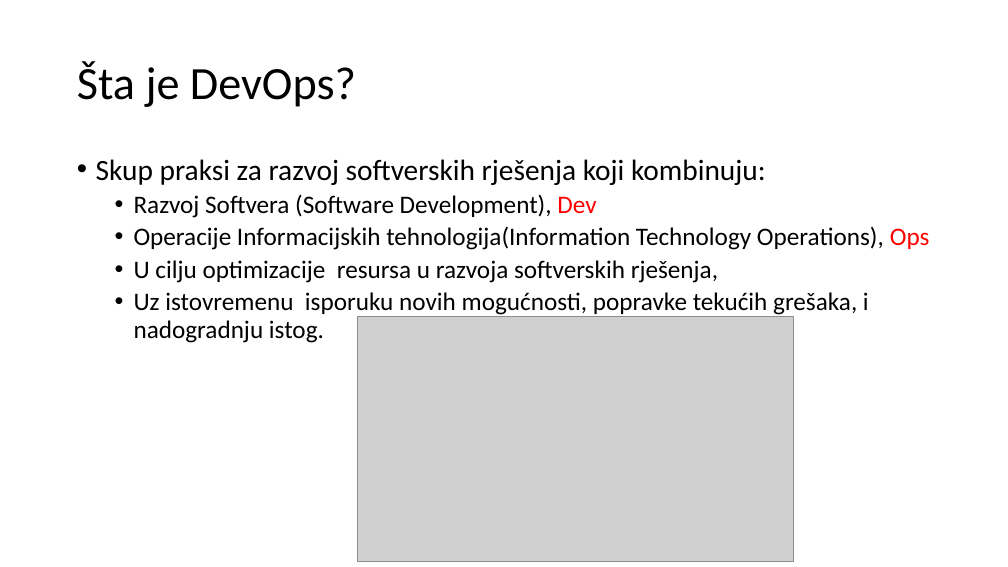
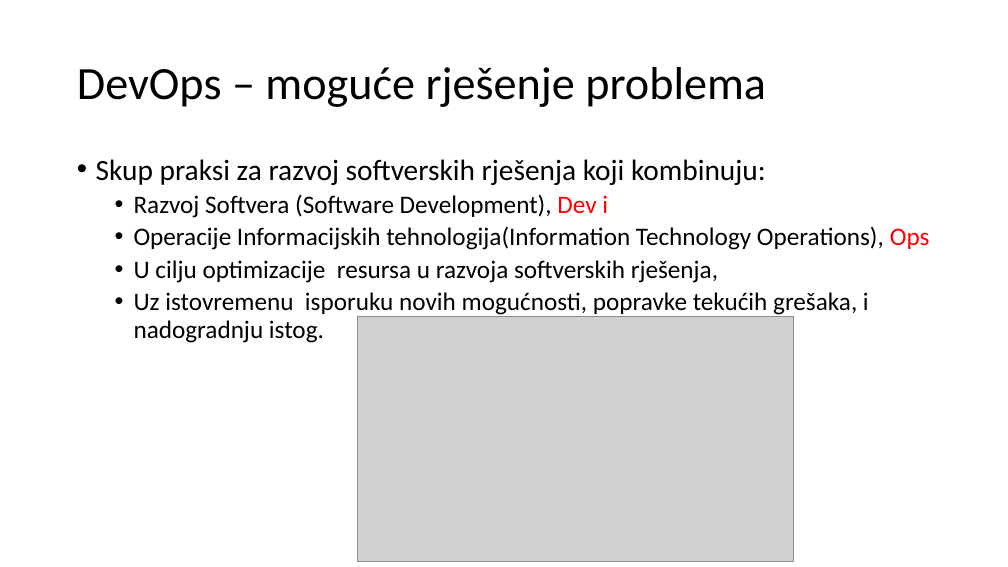
Before and after one commit to bhrnjica/RS-II, a slide deck: slide 7 of 09 Predavanje/Predavanje 09- DevOps.pptx. Drawn at 1008x567 pixels with LibreOffice and Linux fonts; fonts in the diff are those of the drawing; grey boxes stand for pictures. Boxes give left, top, right and bottom in pixels: in the first picture for what was removed or moved away, otherwise in the second. Text is boxed around its words. In the diff, an @@ line names an element or a change of style, - is before the commit and + after.

```diff
--- a/09 Predavanje/Predavanje 09- DevOps.pptx
+++ b/09 Predavanje/Predavanje 09- DevOps.pptx
@@ title at <box>77,67,766,107</box>: text changed @@
-Šta je DevOps?
+DevOps – moguće rješenje problema
@@ text at <box>134,194,608,218</box>: text changed @@
-  • Razvoj Softvera (Software Development), Dev
+  • Razvoj Softvera (Software Development), Dev i
```
Also in this commit, not shown: 7 other slides changed, 1 slide added.
